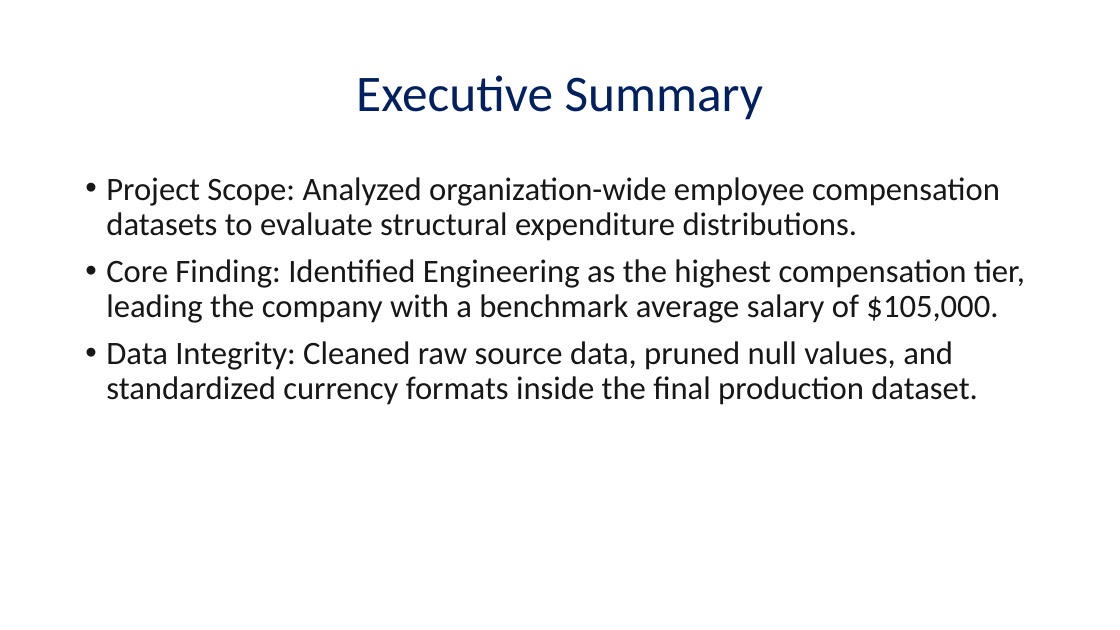
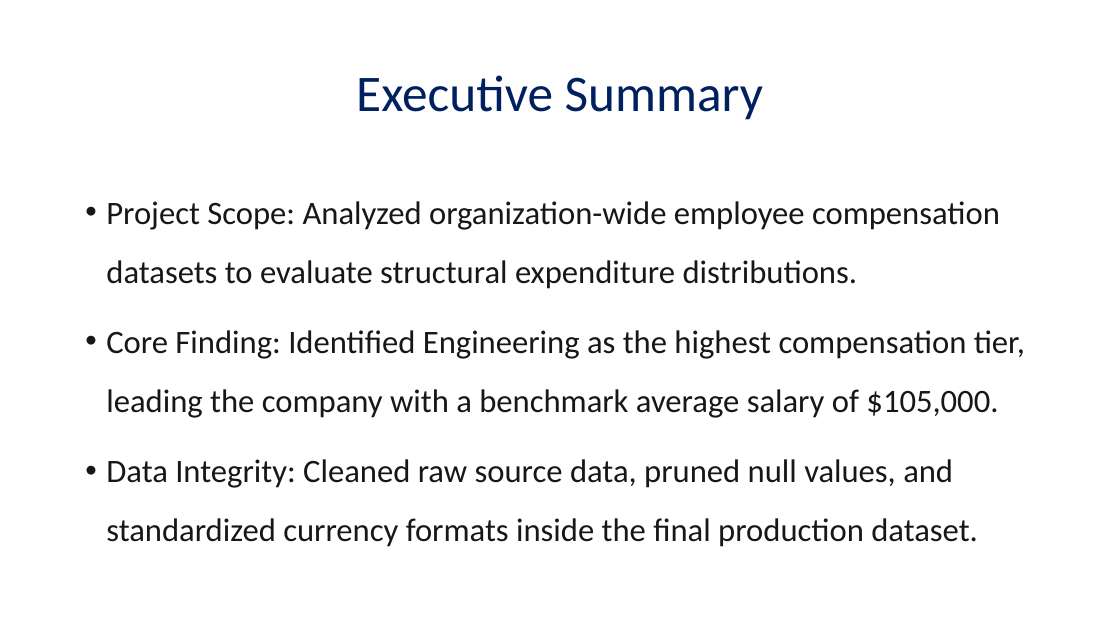
Before and after one commit to agnelolobo21-ux/Employee_Salary_Analysis, a slide deck: slide 2 of Employee_Salary_Analysis_Presentation.pptx. Drawn at 1120x630 pixels with LibreOffice and Linux fonts; fonts in the diff are those of the drawing. Boxes give left, top, right and bottom in pixels: in the first picture for what was removed or moved away, otherwise in the second. Text is boxed around its words. In the diff, an @@ line names an element or a change of style, - is before the commit and + after.

```diff
--- a/Employee_Salary_Analysis_Presentation.pptx
+++ b/Employee_Salary_Analysis_Presentation.pptx
@@ text "Project Scope: Analyzed organization-wide employee ..." at (106, 201, 1025, 547): line spacing 0.9 to 1.5 @@
```
Also in this commit, not shown: 2 other slides changed.
